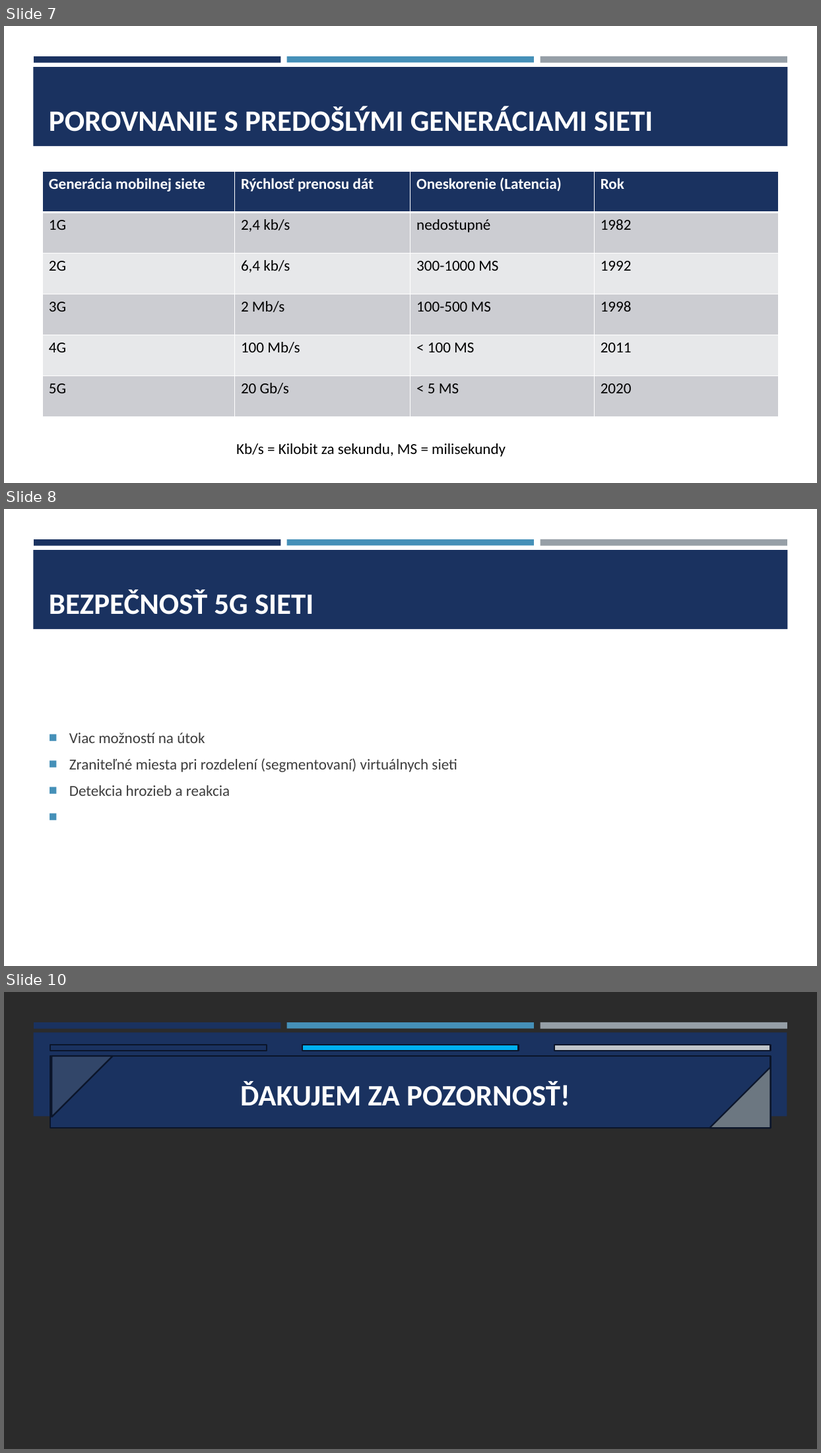
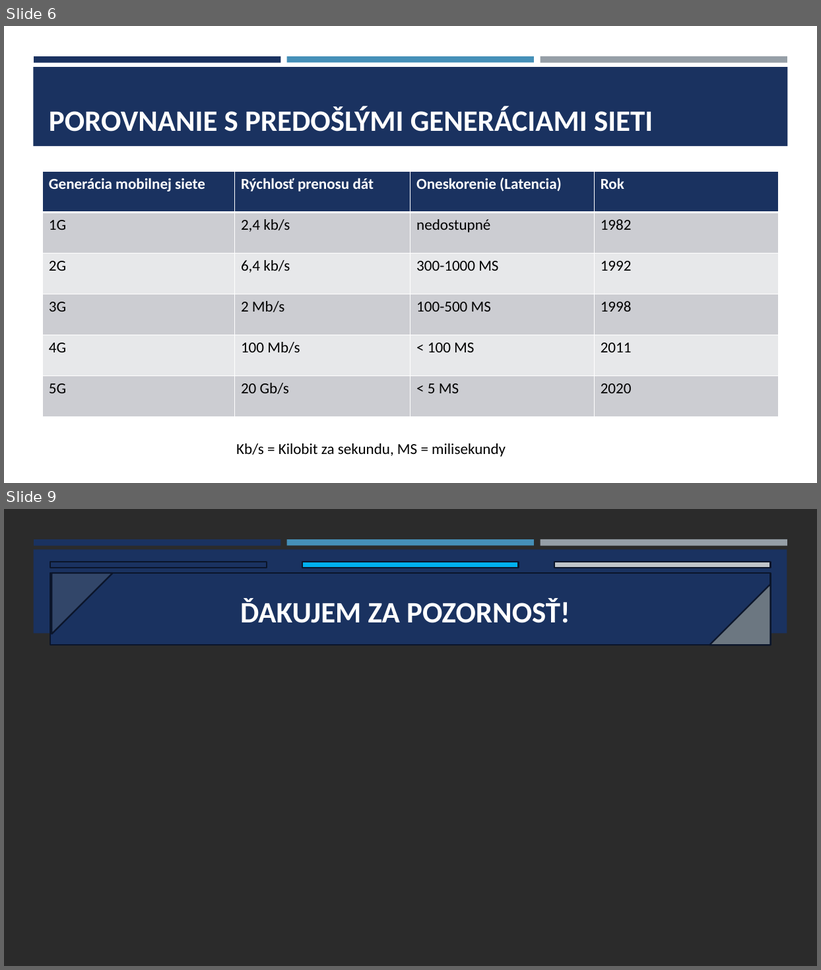
Before and after one commit to Stypec/Rocnikovy-projekt, a slide deck: 5g sieť.pptx. Shown one above the other, each under a label of ours: slides 7, 8 and 10 before the commit, slides 6 and 9 after it; the slides between them are not shown. The pictures are 821x1453 and 821x970 pixels, drawn with LibreOffice and Linux fonts; fonts in the diff are those of the drawing; background and template pictures are left out; a plain dark background stands for a picture behind light text. Boxes give left, top, right and bottom in pixels: in the first picture for what was removed or moved away, otherwise in the second. Text is boxed around its words. In the diff, an @@ line names an element or a change of style, - is before the commit and + after.

```diff
--- a/5g sieť.pptx
+++ b/5g sieť.pptx
@@ slide 8 removed at [4,509,817,966], background #FFFFFF; not listed: 4 template elements that a slide beside it also shows @@
@@ title removed at [49,590,314,615] @@
-BEZPEČNOSŤ 5G SIETI
@@ text removed at [69,733,457,796] @@
-■ Viac možností na útok
-■ Zraniteľné miesta pri rozdelení (segmentovaní) virtuálnych sieti
-■ Detekcia hrozieb a reakcia
@@ what was slide 7 is now slide 6 @@
@@ what was slide 10 is now slide 9 @@
```
Also in this commit, not shown: 1 slide changed, 1 slide added, 1 other slide removed.
